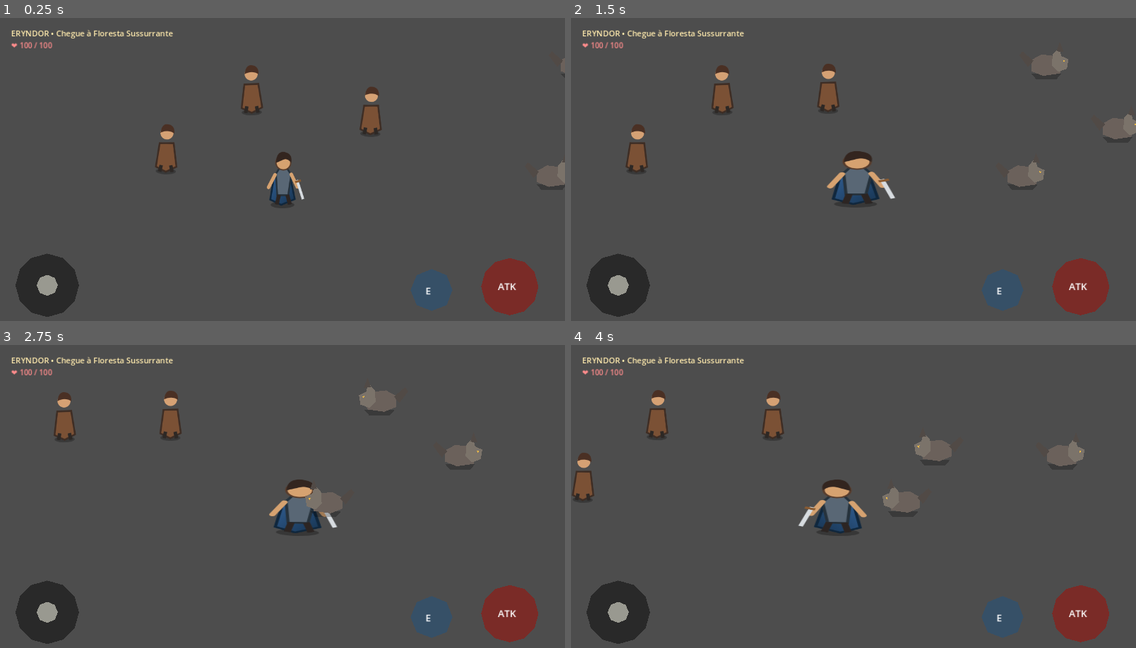
Above: before the commit, frames 1-4 (two rows, left to right).
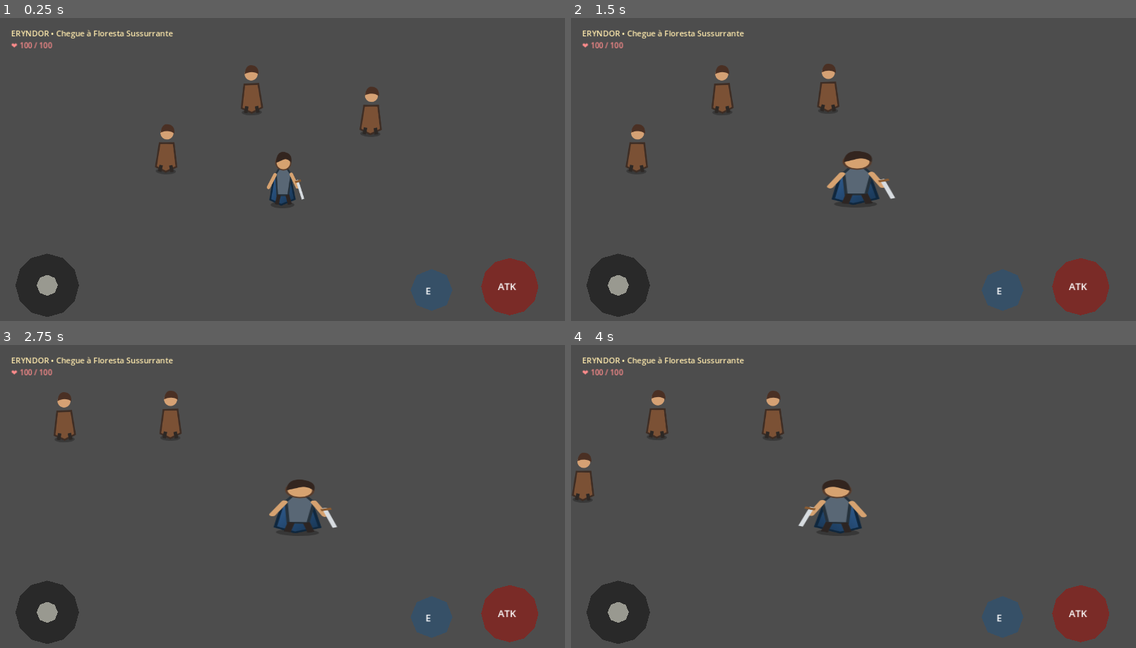
Above: after the commit, the same moments.

Repository: Surgaj/Aervalon
Game: Godot game, scene res://scenes/world/eryndor.tscn
The game is run twice, just before and just after one commit, with the same random seed, the same clock (stepped at 60 frames per second) and the same inputs.
Inputs (mouse positions are in pixels of both pictures, inside the frame that each line leads up to):
- Up to frame 1 (0.25 s): no input
- Up to frame 2 (1.5 s): move the mouse to (977, 160) at 0.52 s; hold D (move_right) 0.53-1.25 s; tap Space (attack) at 0.6 s; click (977, 160) at 0.67 s; drag from (740, 193) to (898, 175) at 1.27 s
- Up to frame 3 (2.75 s): move the mouse to (339, 432) at 2.02 s; hold D (move_right) from 2.03 s (still down); tap Space (attack) at 2.1 s
- Up to frame 4 (4 s): release D (move_right) at 2.75 s; drag from (825, 566) to (684, 457) at 2.77 s; move the mouse to (1023, 551) at 3.52 s; hold A (move_left) from 3.53 s (still down); tap Space (attack) at 3.6 s

The runs differ from the first frame. In frame 1, 0.3% of the frame differs, in the area x 95-100%, y 13-56%; in frame 2, 1.1%; in frame 3, 1.2%, in the area x 54-86%, y 13-57%; in frame 4, 1.1%.
Error in both runs: Invalid assignment of property or key 'modulate' with value of type 'Color' on a base object of type 'null instance'. (res://scripts/eryndor.gd:16)

Commit message:
art: replace polygon actor visual with textured Sprite2D

Diff:
--- a/scenes/actors/wolf.tscn
+++ b/scenes/actors/wolf.tscn
@@ -1,29 +1,19 @@
-[gd_scene load_steps=3 format=3]
+[gd_scene load_steps=4 format=3]
 [ext_resource path="res://scripts/enemy.gd" type="Script" id="1"]
+[ext_resource path="res://assets/aervalon/enemies/wolf.svg" type="Texture2D" id="99"]
 [sub_resource type="CircleShape2D" id="Shape"]
 radius=14.0
 [node name="Wolf" type="CharacterBody2D" groups=["enemy"]]
 collision_layer=4
 collision_mask=1
 script=ExtResource("1")
-[node name="Shadow" type="Polygon2D" parent="."]
-polygon=PackedVector2Array(-20,10,18,10,12,17,-14,17)
-color=Color(0,0,0,0.25)
-[node name="Visual" type="Node2D" parent="."]
-[node name="Body" type="Polygon2D" parent="Visual"]
-polygon=PackedVector2Array(-20,-7,-7,-14,10,-12,21,-3,16,10,-5,13,-20,7)
-color=Color(0.42,0.384,0.357,1)
-[node name="Head" type="Polygon2D" parent="Visual"]
-polygon=PackedVector2Array(7,-14,15,-23,18,-12,27,-8,25,4,14,8,6,0)
-color=Color(0.486,0.451,0.416,1)
-[node name="Ear" type="Polygon2D" parent="Visual"]
-polygon=PackedVector2Array(12,-18,16,-30,21,-17)
-color=Color(0.318,0.294,0.278,1)
-[node name="Tail" type="Polygon2D" parent="Visual"]
-polygon=PackedVector2Array(-17,-6,-31,-18,-35,-13,-24,2)
-color=Color(0.318,0.294,0.278,1)
-[node name="Eye" type="Polygon2D" parent="Visual"]
-polygon=PackedVector2Array(20,-7,23,-6,21,-4)
-color=Color(0.91,0.722,0.29,1)
+[node name="Shadow" type="Sprite2D" parent="."]
+position = Vector2(0, 13)
+
+[node name="Visual" type="Sprite2D" parent="."]
+texture = ExtResource("99")
+position = Vector2(0, -55)
+scale = Vector2(0.6,0.6)
+
 [node name="CollisionShape2D" type="CollisionShape2D" parent="."]
 shape=SubResource("Shape")
